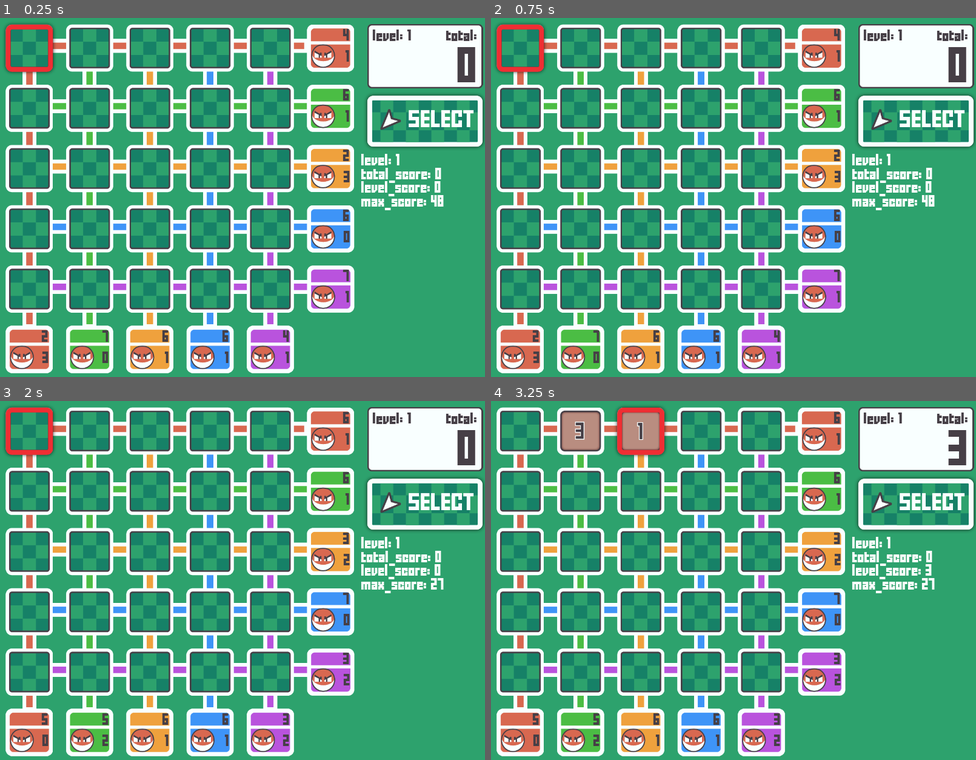
Above: before the commit, frames 1-4 (two rows, left to right).
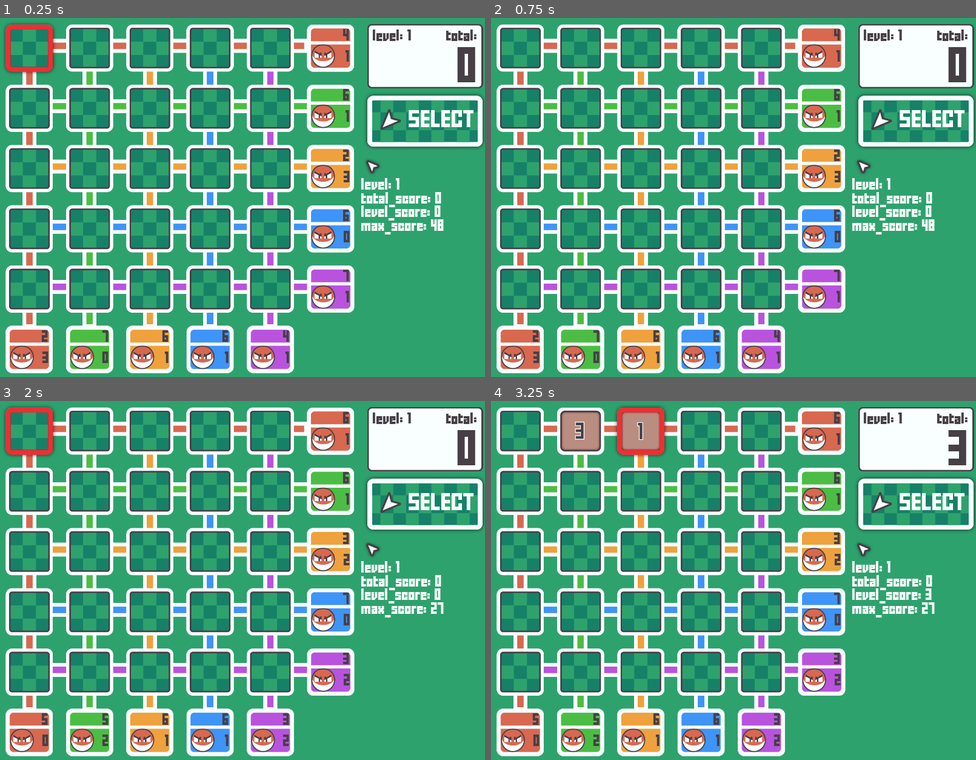
Above: after the commit, the same moments.

Repository: sophearahsp/Voltorb-Flip-Web-Version-2
Game: Godot game, scene res://scenes/main.tscn
Same seed, same stepped clock (60 frames per second), same inputs: the game is played once before the commit and once after it.
Inputs (mouse positions are in pixels of both pictures, inside the frame that each line leads up to):
- Up to frame 1 (0.25 s): no input
- Up to frame 2 (0.75 s): click (917, 165) at 0.52 s
- Up to frame 3 (2 s): click (29, 429) at 1.25 s
- Up to frame 4 (3.25 s): click (578, 429) at 2 s; click (641, 429) at 2.75 s

The runs differ from the first frame. In frame 1, 1.6% of the frame differs, in the area x 74-92%, y 37-61%; in frame 2, 2.3%, in the area x 0-92%, y 1-61%; in frame 3, 1.6%; in frame 4, 1.6%.

Commit message:
scoreboard animation

Diff:
--- a/scenes/main.tscn
+++ b/scenes/main.tscn
@@ -1,6 +1,8 @@
-[gd_scene load_steps=9 format=2]
+[gd_scene load_steps=11 format=2]
 
 [ext_resource path="res://scenes/background.tscn" type="PackedScene" id=1]
+[ext_resource path="res://assets/1x/PlayerControls/SelectCursorx1.png" type="Texture" id=2]
+[ext_resource path="res://assets/1x/PlayerControls/MarkCursorx1.png" type="Texture" id=3]
 [ext_resource path="res://scenes/scoreboard.tscn" type="PackedScene" id=5]
 [ext_resource path="res://scripts/main.gd" type="Script" id=6]
 [ext_resource path="res://scenes/marking_panel.tscn" type="PackedScene" id=8]
@@ -75,10 +77,17 @@
 margin_right = 320.0
 margin_bottom = 150.0
 
-[node name="Label" type="Label" parent="HBoxContainer/MarginContainer/PlayerControls"]
+[node name="TestButton" type="TextureButton" parent="HBoxContainer/MarginContainer/PlayerControls"]
 margin_top = 347.0
 margin_right = 336.0
-margin_bottom = 500.0
+margin_bottom = 407.0
+texture_normal = ExtResource( 2 )
+texture_pressed = ExtResource( 3 )
+
+[node name="Label" type="Label" parent="HBoxContainer/MarginContainer/PlayerControls"]
+margin_top = 411.0
+margin_right = 336.0
+margin_bottom = 564.0
 custom_fonts/font = SubResource( 2 )
 text = "level
 total score
--- a/scenes/marking_panel.gd
+++ b/scenes/marking_panel.gd
@@ -69,7 +69,7 @@
 			$CenterContainer/GridContainer/Mark1Button.pressed = true
 		else:
 
-			$CenterContainer/GridContainer/Mark0Button.pressed = false
+			$CenterContainer/GridContainer/Mark1Button.pressed = false
 			_mark_button_toggle(1)
 
 func _toggle_mark2():
@@ -78,7 +78,7 @@
 			$CenterContainer/GridContainer/Mark2Button.pressed = true
 		else:
 
-			$CenterContainer/GridContainer/Mark0Button.pressed = false
+			$CenterContainer/GridContainer/Mark2Button.pressed = false
 			_mark_button_toggle(2)
 
 func _toggle_mark3():
@@ -87,5 +87,9 @@
 			$CenterContainer/GridContainer/Mark3Button.pressed = true
 		else:
 
-			$CenterContainer/GridContainer/Mark0Button.pressed = false
+			$CenterContainer/GridContainer/Mark3Button.pressed = false
 			_mark_button_toggle(3)
+
+
+func _on_TestButton_button_down():
+	pass # Replace with function body.
--- a/scripts/main.gd
+++ b/scripts/main.gd
@@ -123,3 +123,7 @@
 		_marking_panel.hide()
 		toggle_button.set_normal_texture(select_hover)
 		toggle_button.set_pressed_texture(select_pressed)
+
+
+func _on_TestButton_button_down():
+	pass # Replace with function body.
--- a/scripts/scoreboard.gd
+++ b/scripts/scoreboard.gd
@@ -32,7 +32,8 @@
 		_level_score = score
 	else:
 		_level_score = _level_score * score
-	$ScoreLabel.set_text(str(_total_score + _level_score))
+	#$ScoreLabel.set_text(str(_total_score + _level_score))
+	change_score(_total_score + _level_score)
 
 	# level ends
 	if score == 0:
@@ -62,3 +63,18 @@
 func display_scores():
 	var label = get_tree().get_root().get_node("Main/HBoxContainer/MarginContainer/PlayerControls/Label")
 	label.set_text("level: "+str(_current_level)+"\n"+"total_score: "+str(_total_score)+"\n"+"level_score: "+str(_level_score)+"\n"+"max_score: "+str(_max_score))
+
+func change_score(number):
+	# increasing
+	var start = int($ScoreLabel.text)
+	var current = 0
+	if int($ScoreLabel.text) < number:
+		while int($ScoreLabel.text) < number:
+			current = current + 1
+			$ScoreLabel.set_text(str(start + current))
+			yield(get_tree().create_timer(0.01), "timeout")
+	elif int($ScoreLabel.text) > number:
+		while int($ScoreLabel.text) > number:
+			current = current - 1
+			$ScoreLabel.set_text(str(start + current))
+			yield(get_tree().create_timer(0.01), "timeout")
Not shown, changed: docs/index.pck
